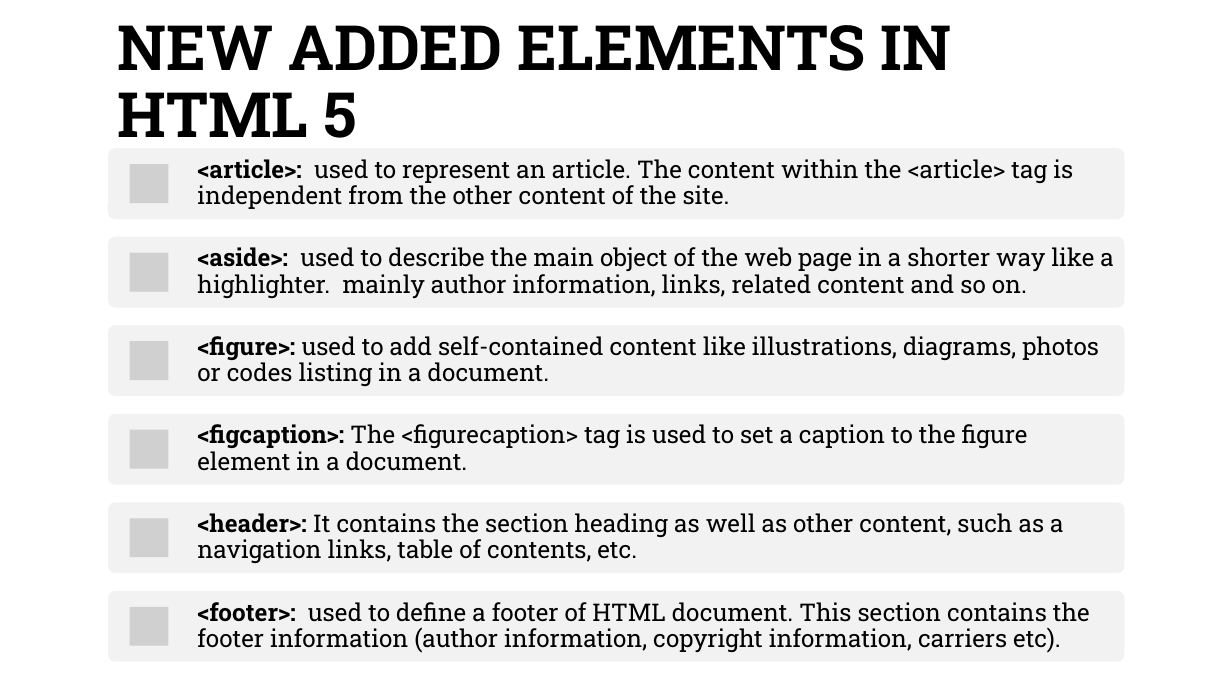
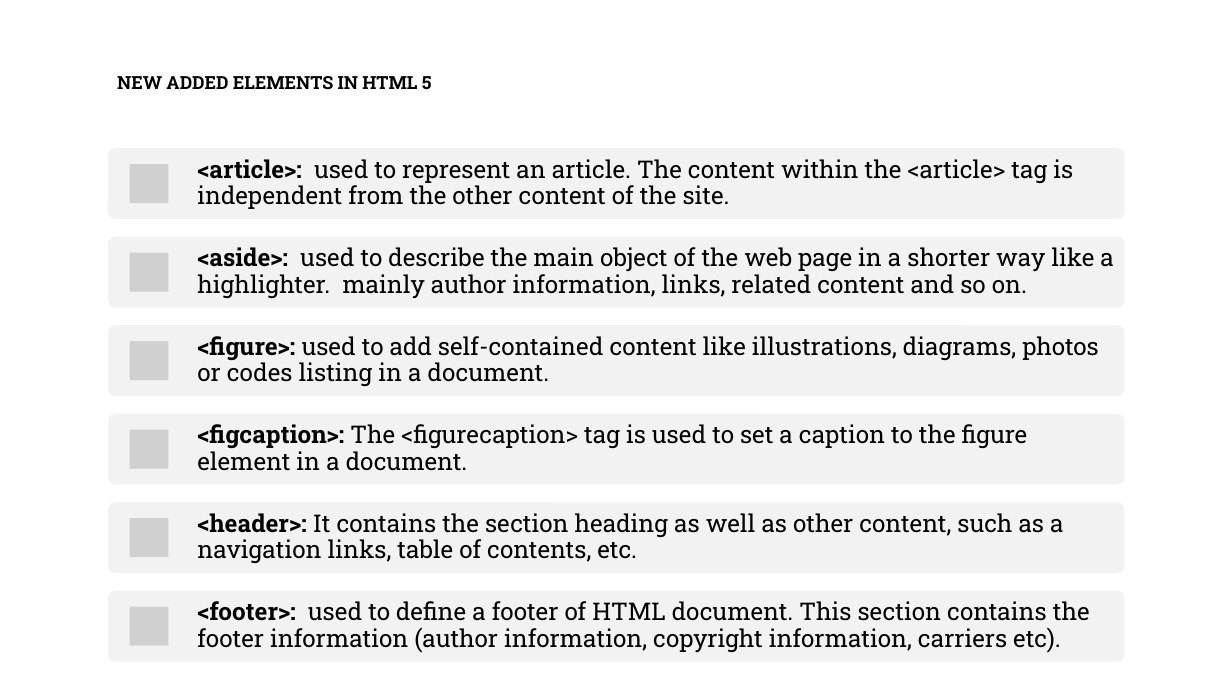
Before and after one commit to karianmash/html-tutorials, a slide deck: slide 14 of Notes/Introduction to html.pptx. Drawn at 1232x693 pixels with LibreOffice and Linux fonts; fonts in the diff are those of the drawing; grey boxes stand for pictures; background and template pictures are left out. Boxes give left, top, right and bottom in pixels: in the first picture for what was removed or moved away, otherwise in the second. Text is boxed around its words. In the diff, an @@ line names an element or a change of style, - is before the commit and + after.

```diff
--- a/Notes/Introduction to html.pptx
+++ b/Notes/Introduction to html.pptx
@@ text "NEW ADDED ELEMENTS IN HTML ..." at (x1=117, y1=76, x2=432, y2=89): size 48.6 to 14 pt @@
```
Also in this commit, not shown: 17 other slides changed, 1 slide added.
